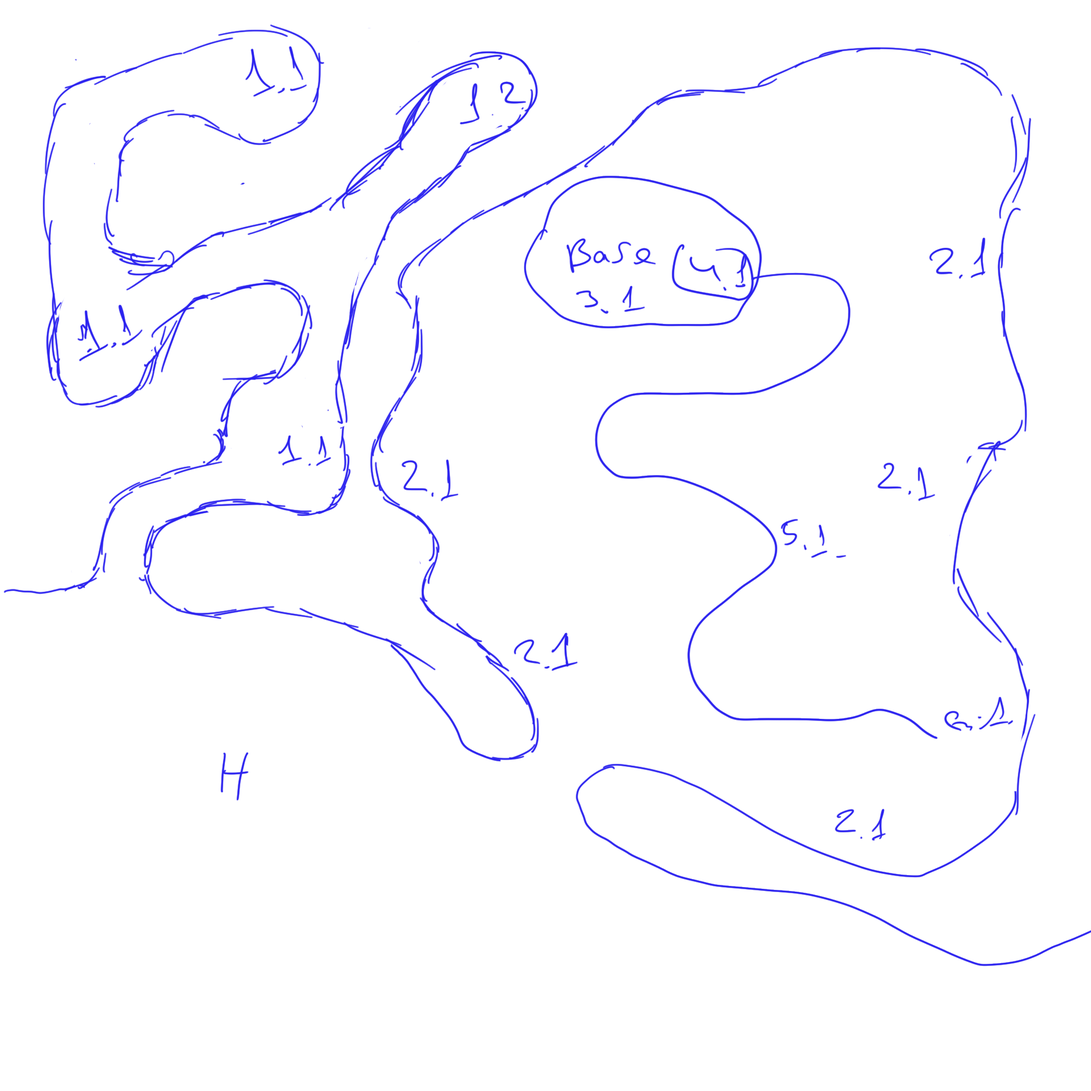
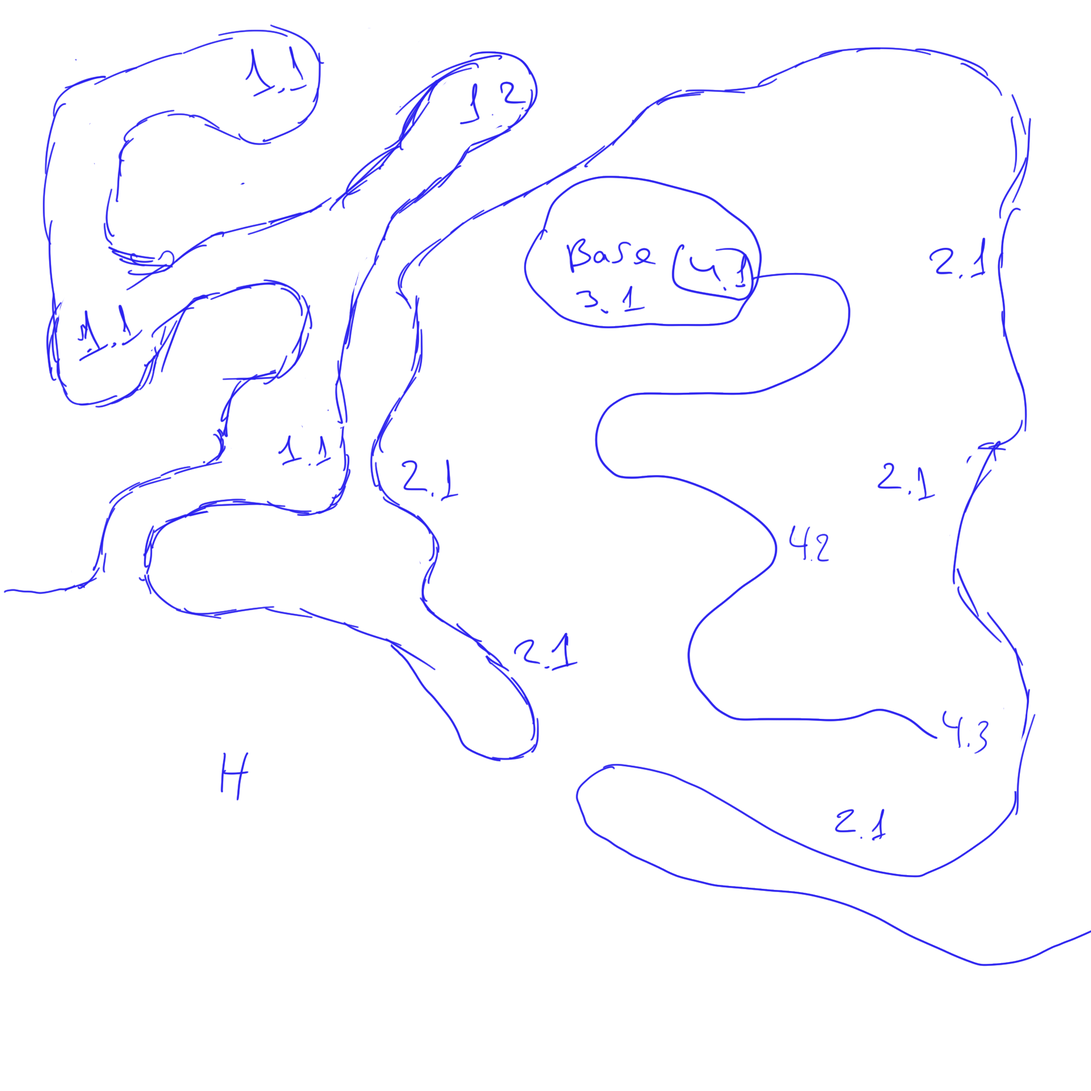
Layered file, before and after one edit (1091×1091). Changes by layer:
painted on "Layer 4" over [left=781, top=519, right=1015, bottom=755]
